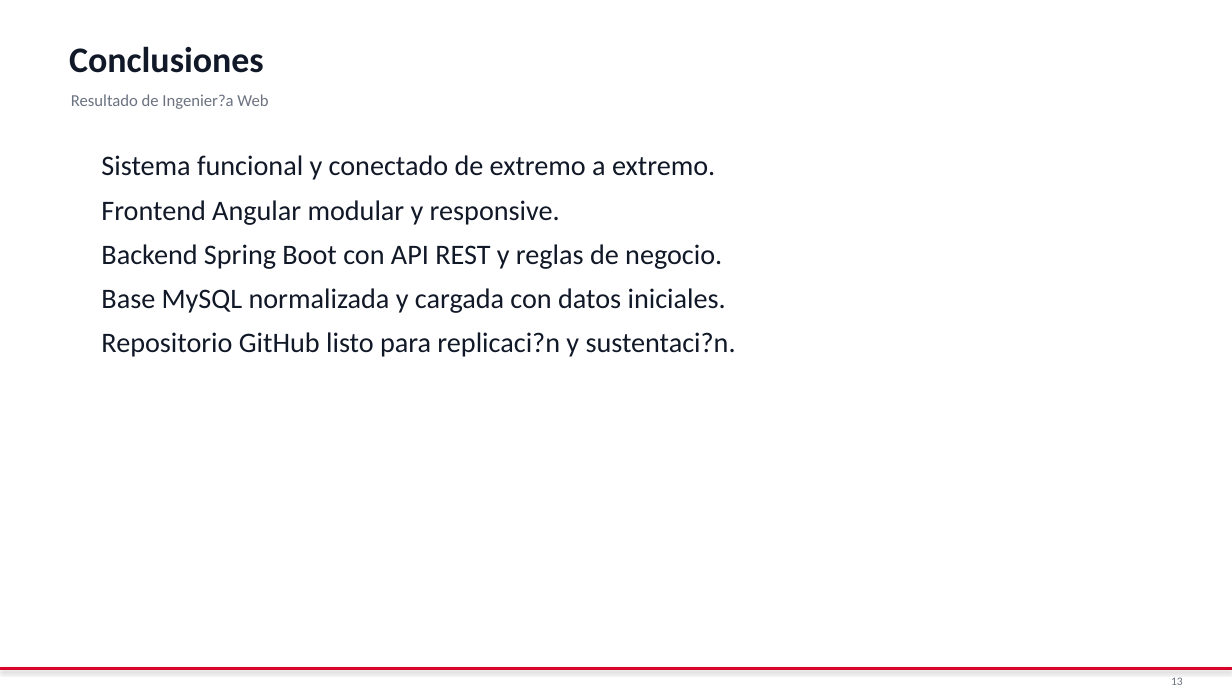
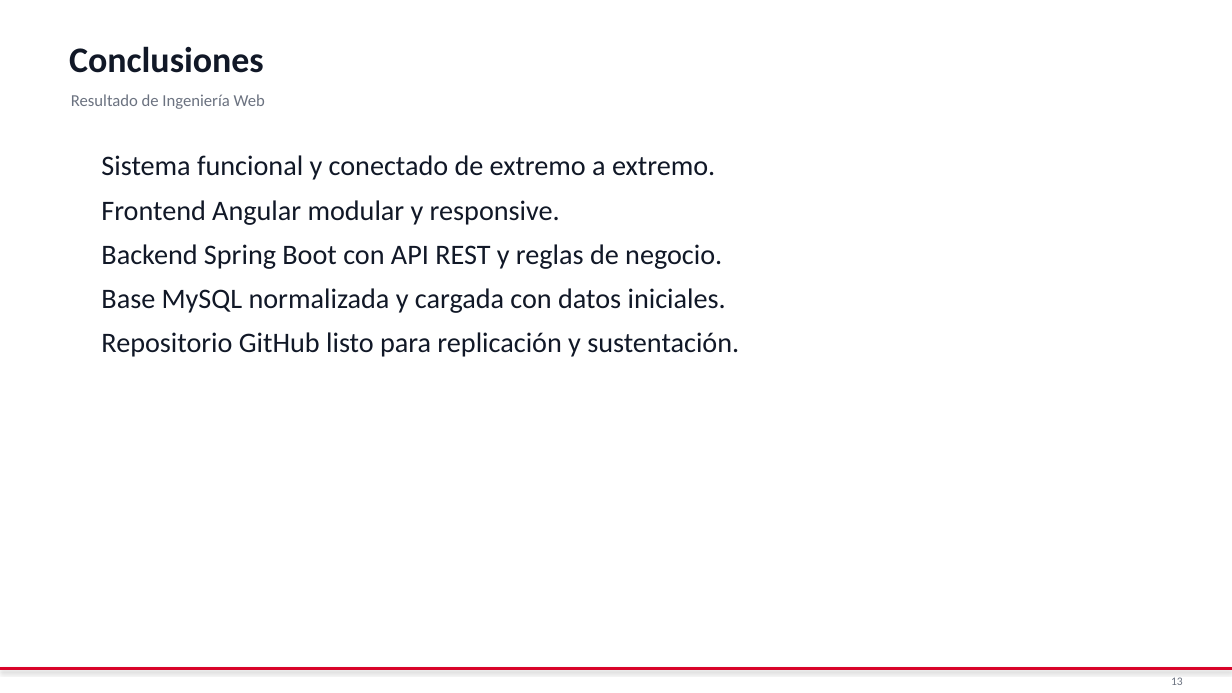
Before and after one commit to DiegoA199/Chompas_Mabel, a slide deck: slide 13 of docs/entregables/Presentacion_Chompas_Mabel.pptx. Drawn at 1232x693 pixels with LibreOffice and Linux fonts; fonts in the diff are those of the drawing. Boxes give left, top, right and bottom in pixels: in the first picture for what was removed or moved away, otherwise in the second. Text is boxed around its words. In the diff, an @@ line names an element or a change of style, - is before the commit and + after.

```diff
--- a/docs/entregables/Presentacion_Chompas_Mabel.pptx
+++ b/docs/entregables/Presentacion_Chompas_Mabel.pptx
@@ text at [71,94,265,109]: text changed @@
-Resultado de Ingenier?a Web
+Resultado de Ingeniería Web
@@ text at [101,332,739,357]: text changed @@
-Repositorio GitHub listo para replicaci?n y sustentaci?n.
+Repositorio GitHub listo para replicación y sustentación.
```
Also in this commit, not shown: 10 other slides changed, 2 other files.
